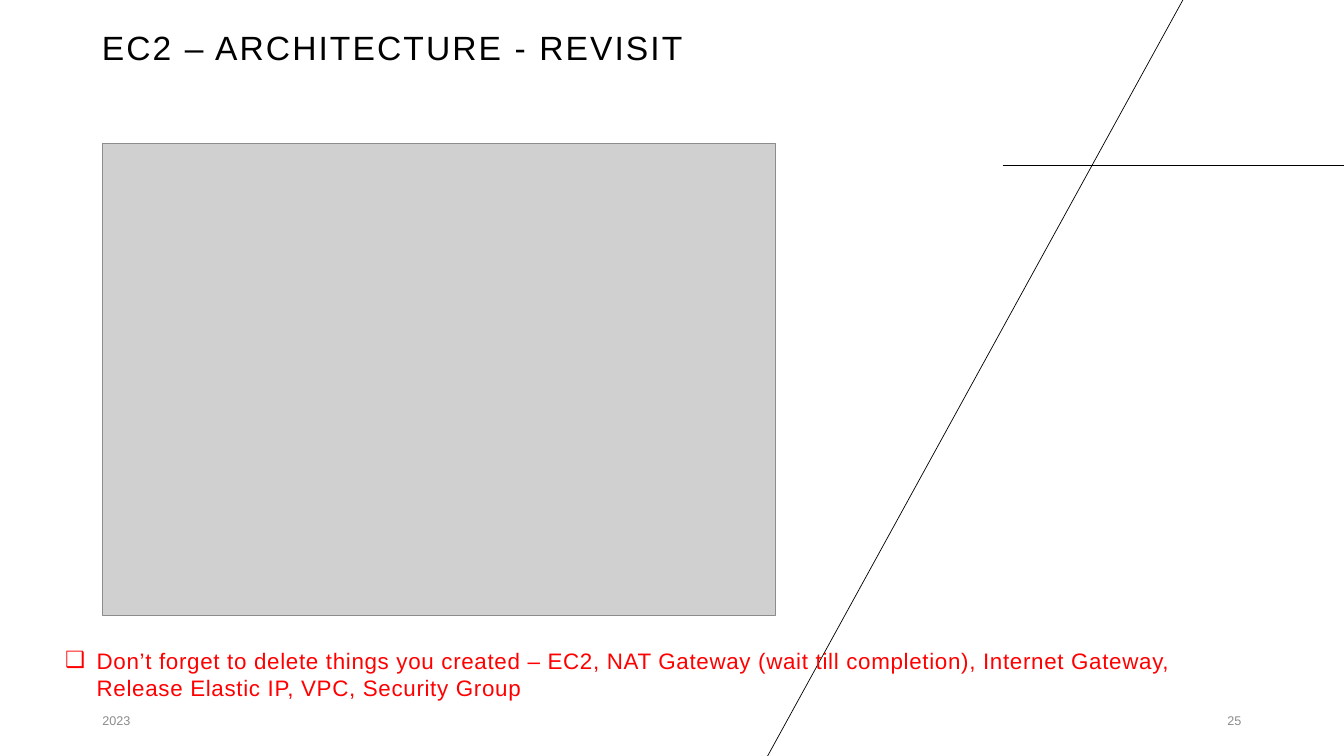
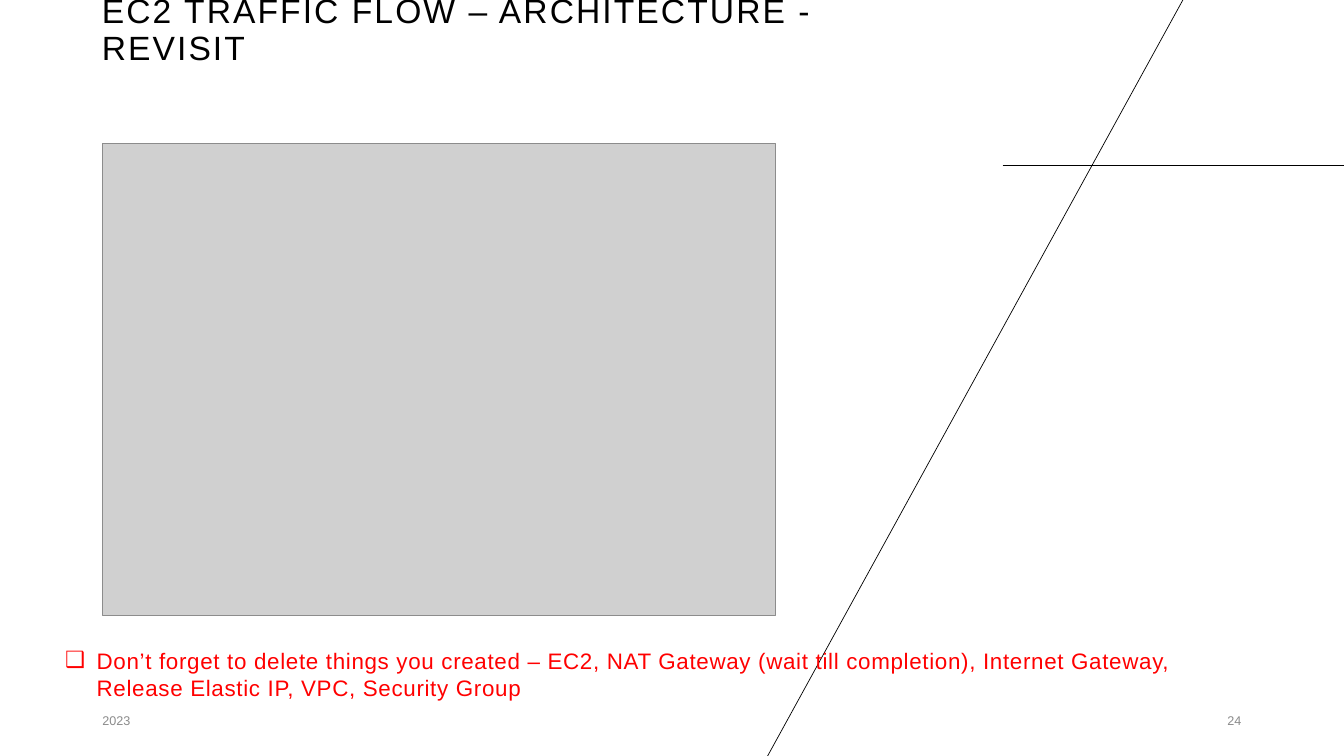
Before and after one commit to yashwant153/for_devops_sessions, a slide deck: slide 24 of cloud_learnings/cloud_learnings.pptx (slide 25 before the commit). Drawn at 1344x756 pixels with LibreOffice and Linux fonts; fonts in the diff are those of the drawing; grey boxes stand for pictures. Boxes give left, top, right and bottom in pixels: in the first picture for what was removed or moved away, otherwise in the second. Text is boxed around its words. In the diff, an @@ line names an element or a change of style, - is before the commit and + after.

```diff
--- a/cloud_learnings/cloud_learnings.pptx
+++ b/cloud_learnings/cloud_learnings.pptx
@@ title at bbox=[102, 0, 785, 61]: text changed @@
-EC2 – ARCHITECTURE - REVISIT
+EC2 TRAFFIC FLOW – ARCHITECTURE - REVISIT
@@ page number at bbox=[1227, 716, 1241, 725]: text changed @@
-25
+24
```
Also in this commit, not shown: 2 other slides changed, 1 slide removed.
